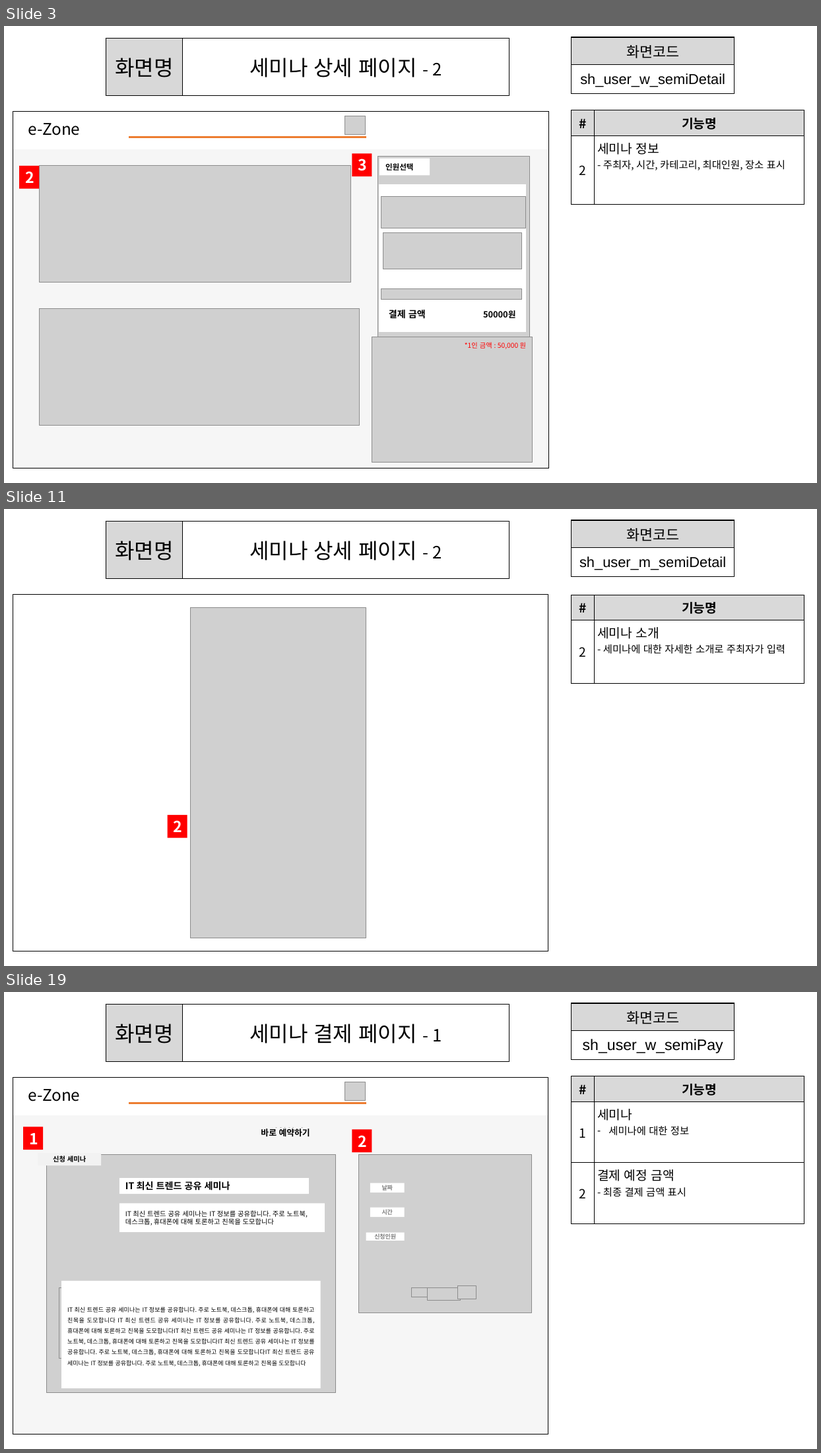
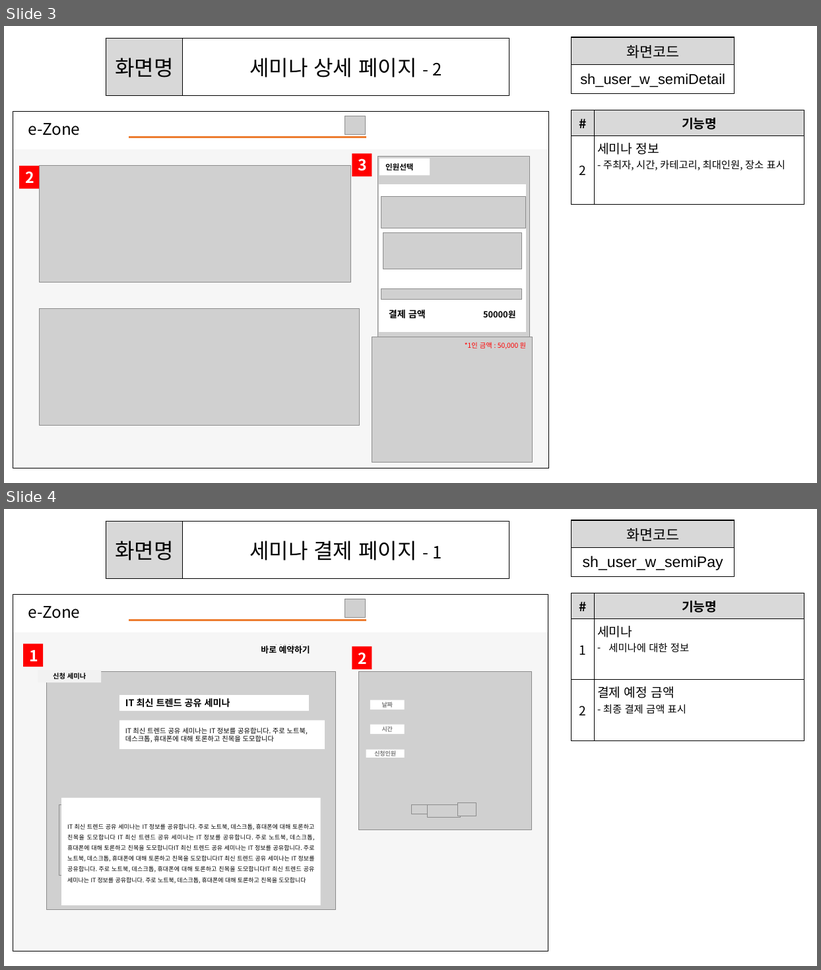
Before and after one commit to ezenteam2/e-Zone, a slide deck: 0 발표용 파워포인트/0403 1차발표/0403 project05 - 파워포인트 - 서희.pptx. Shown one above the other, each under a label of ours: slides 3, 11 and 19 before the commit, slides 3 and 4 after it; the slides between them are not shown. The pictures are 821x1453 and 821x970 pixels, drawn with LibreOffice and Linux fonts; fonts in the diff are those of the drawing; grey boxes stand for pictures. Boxes give left, top, right and bottom in pixels: in the first picture for what was removed or moved away, otherwise in the second. Text is boxed around its words. In the diff, an @@ line names an element or a change of style, - is before the commit and + after.

```diff
--- a/0 발표용 파워포인트/0403 1차발표/0403 project05 - 파워포인트 - 서희.pptx
+++ b/0 발표용 파워포인트/0403 1차발표/0403 project05 - 파워포인트 - 서희.pptx
@@ slide 11 removed at (4, 509, 817, 966), background #FFFFFF @@
@@ table removed at (106, 521, 509, 578), 1 rows, 2 columns @@
-화면명 | 세미나 상세 페이지 - 2
@@ table removed at (572, 520, 735, 577), 2 rows, 1 columns @@
-화면코드
-sh_user_m_semiDetail
@@ table removed at (13, 594, 548, 951), 1 rows, 1 columns @@
-
@@ table removed at (572, 595, 805, 683), 2 rows, 2 columns @@
-# | 기능명
-2 | 세미나 소개 / - 세미나에 대한 자세한 소개로 주최자가 입력
@@ picture removed at (191, 608, 366, 939) @@
@@ rectangle removed at (168, 815, 187, 838) @@
-2
@@ what was slide 19 is now slide 4 @@
```
Also in this commit, not shown: 23 other slides removed.
